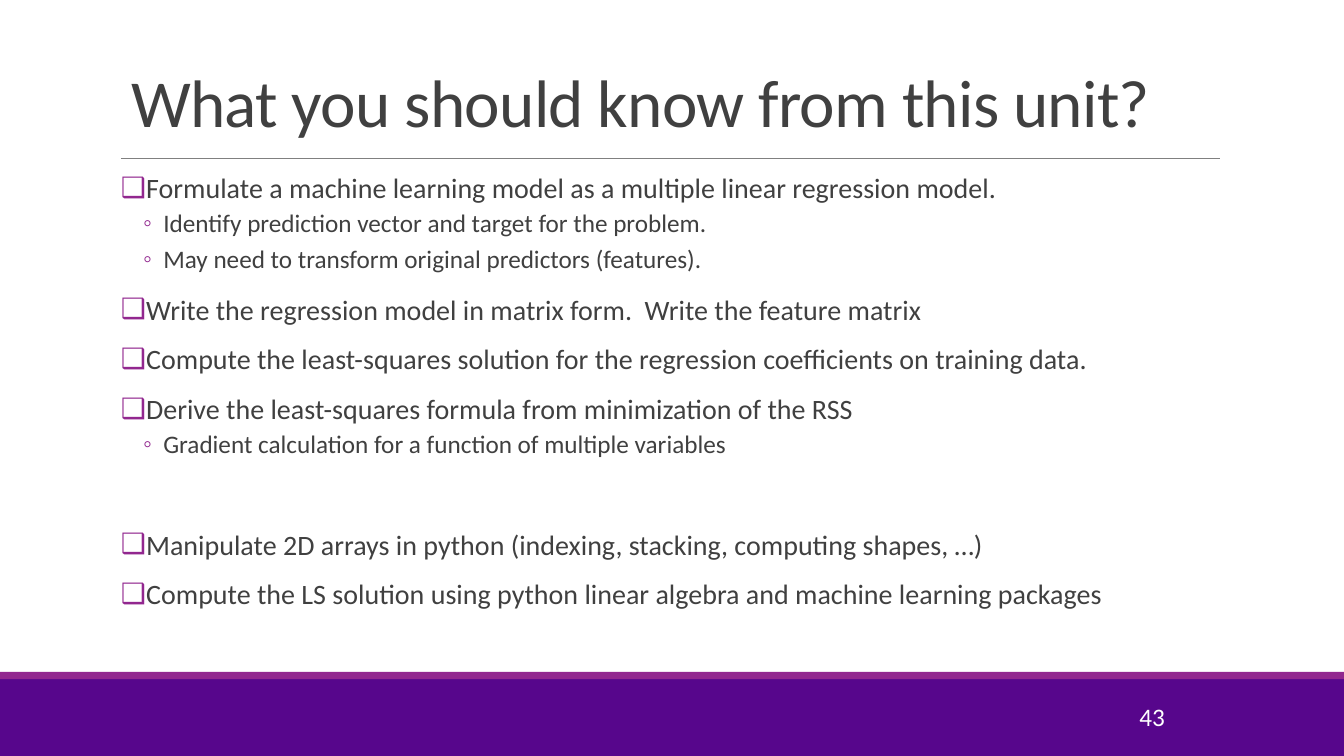
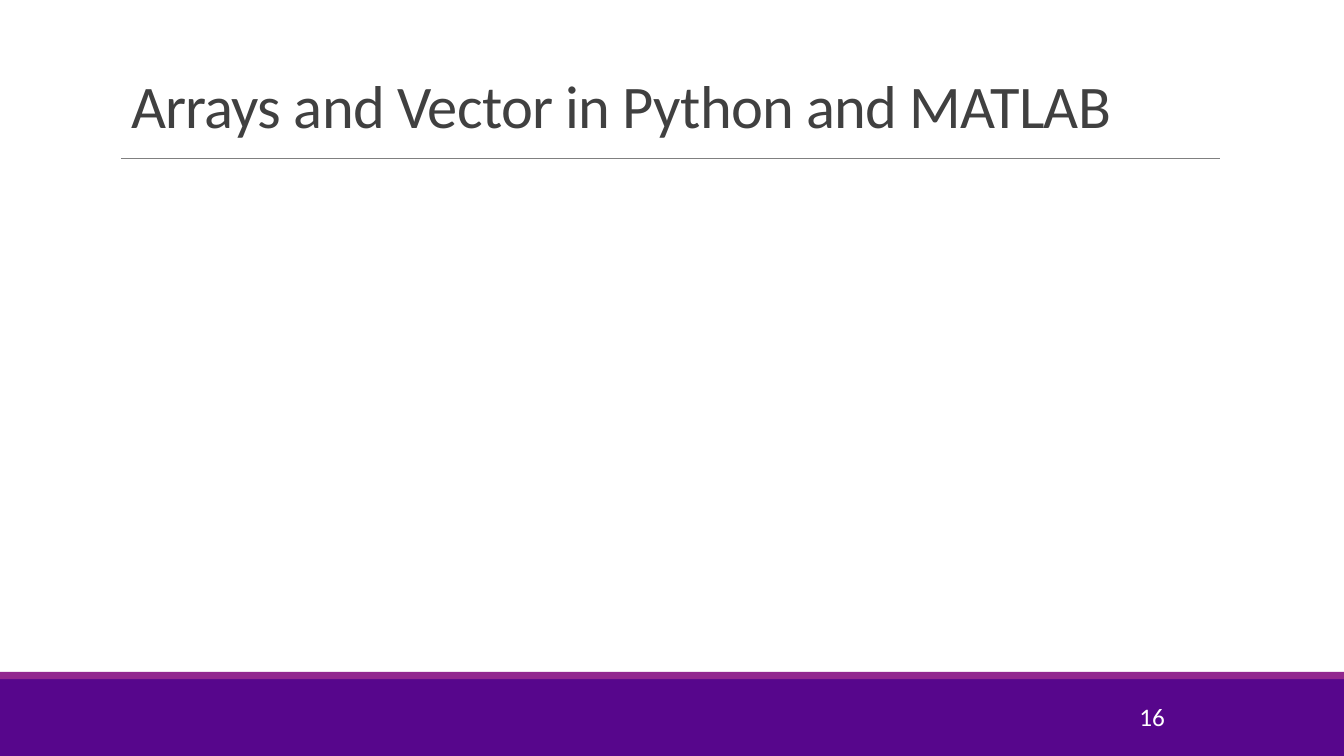
Before and after one commit to joshzzl/introml, a slide deck: slide 16 of lectures/Lect03_MultLinRegression.pptx (slide 43 before the commit). Drawn at 1344x756 pixels with LibreOffice and Linux fonts; fonts in the diff are those of the drawing; grey boxes stand for pictures; background and template pictures are left out. Boxes give left, top, right and bottom in pixels: in the first picture for what was removed or moved away, otherwise in the second. Text is boxed around its words. In the diff, an @@ line names an element or a change of style, - is before the commit and + after.

```diff
--- a/lectures/Lect03_MultLinRegression.pptx
+++ b/lectures/Lect03_MultLinRegression.pptx
@@ title at bbox=[131, 86, 1111, 138]: text changed; size 48 to 43.2 pt @@
-What you should know from this unit?
+Arrays and Vector in Python and MATLAB
@@ text removed at bbox=[146, 178, 1102, 609] @@
-❑ Formulate a machine learning model as a multiple linear regression model.
-  ◦ Identify prediction vector and target for the problem.
-  ◦ May need to transform original predictors (features).
-❑ Write the regression model in matrix form. Write the feature matrix
-❑ Compute the least-squares solution for the regression coefficients on training data.
-❑ Derive the least-squares formula from minimization of the RSS
-  ◦ Gradient calculation for a function of multiple variables
-❑ Manipulate 2D arrays in python (indexing, stacking, computing shapes, …)
-❑ Compute the LS solution using python linear algebra and machine learning packages
@@ page number at bbox=[1139, 709, 1165, 727]: text changed @@
-43
+16
```
Also in this commit, not shown: 4 other slides changed, 2 slides removed, 6 other files.
